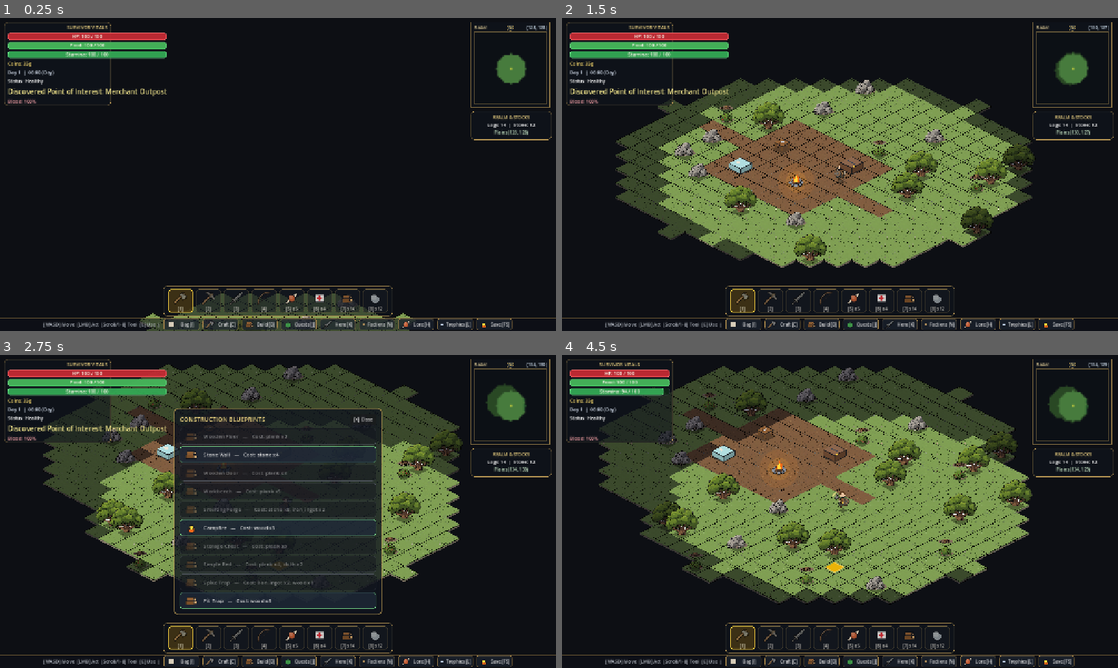
Above: before the commit, frames 1-4 (two rows, left to right).
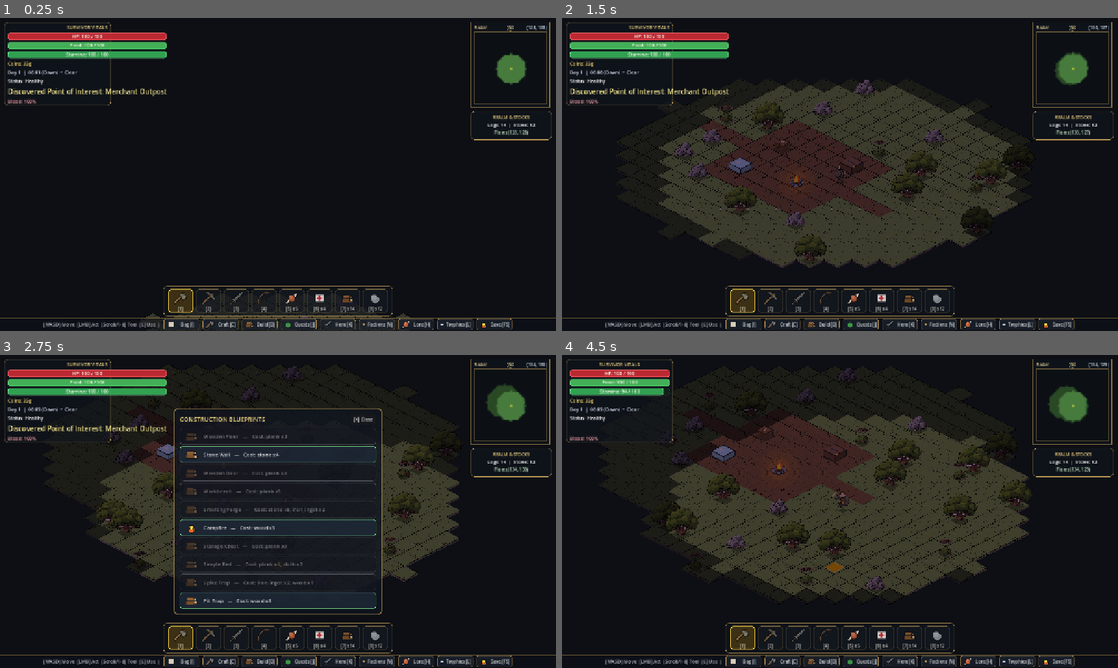
Above: after the commit, the same moments.

Repository: mrsgemaseny/MiniLife
Game: Godot game, scene res://scenes/main.tscn
Same seed, same stepped clock (60 frames per second), same inputs: the game is played once before the commit and once after it.
Inputs (mouse positions are in pixels of both pictures, inside the frame that each line leads up to):
- Up to frame 1 (0.25 s): no input
- Up to frame 2 (1.5 s): tap Enter at 0.5 s; move the mouse to (962, 158) at 0.52 s; hold D (move_right) 0.53-1.28 s; tap Z at 0.6 s; click (962, 158) at 0.67 s; tap Y at 0.8, 1.35 s; move the mouse to (728, 190) at 1.27 s; hold S (move_down) from 1.28 s (still down)
- Up to frame 3 (2.75 s): tap V at 1.55, 2.1 s; move the mouse to (333, 442) at 2.02 s; release S (move_down) at 2.03 s; hold D (move_right) from 2.03 s (still down); tap B at 2.3 s
- Up to frame 4 (4.5 s): release D (move_right) at 2.75 s; click "[1]" at 2.75 s; click "[2]" at 3.5 s; move the mouse to (812, 574) at 4.27 s; hold W (move_up) from 4.28 s (still down); tap B at 4.35 s; click (812, 574) at 4.42 s

The runs differ from the first frame. In frame 1, 1.3% of the frame differs, in the area x 6-75%, y 16-100%; in frame 2, 33%; in frame 3, 19%; in frame 4, 41%, in the area x 6-85%, y 3-80%.

Commit message:
feat(world): implement 24h continuous day-night ambient lighting, dynamic weather system, lightning storm and mist fog

Diff:
--- a/scripts/systems/world/weather_system.gd
+++ b/scripts/systems/world/weather_system.gd
@@ -1,19 +1,49 @@
 class_name WeatherSystem
 extends Node2D
 
-var current_weather: String = "clear"
-var rain_hours_left: int = 0
+const WEATHER_CLEAR: String = "clear"
+const WEATHER_CLOUDY: String = "cloudy"
+const WEATHER_RAIN: String = "rain"
+const WEATHER_STORM: String = "storm"
+const WEATHER_FOG: String = "fog"
+
+var current_weather: String = WEATHER_CLEAR
+var weather_hours_left: int = 4
 var _is_interior: bool = false
 var _particles: GPUParticles2D = null
+var _fog_particles: GPUParticles2D = null
+var _canvas_modulate: CanvasModulate = null
+var _current_ambient: Color = Color(1.0, 1.0, 1.0)
+var _lightning_timer: float = 14.0
+var _lightning_flash: float = 0.0
+
 
 func _ready() -> void:
 	z_index = 20
-	_setup_rain_particles()
+	_setup_canvas_modulate()
+	_setup_weather_particles()
 	SignalBus.hour_passed.connect(_on_hour_passed)
 	SignalBus.interior_entered.connect(_on_interior_entered)
 	SignalBus.interior_exited.connect(_on_interior_exited)
-
-func _setup_rain_particles() -> void:
+	_current_ambient = _compute_target_ambient(GameManager.get_hour())
+	if _canvas_modulate != null:
+		_canvas_modulate.color = _current_ambient
+
+
+func _setup_canvas_modulate() -> void:
+	_canvas_modulate = CanvasModulate.new()
+	_canvas_modulate.name = "WorldCanvasModulate"
+	_canvas_modulate.color = Color.WHITE
+	add_child(_canvas_modulate)
+
+
+func _setup_weather_particles() -> void:
+	var canvas: CanvasLayer = CanvasLayer.new()
+	canvas.name = "WeatherCanvas"
+	canvas.layer = 15
+	add_child(canvas)
+
+	# Rain particles
 	_particles = GPUParticles2D.new()
 	_particles.name = "RainParticles"
 	_particles.amount = 350
@@ -32,50 +62,230 @@
 	mat.color = Color(0.70, 0.82, 0.98, 0.60)
 	_particles.process_material = mat
 
-	# 2x8 pixel streak texture for raindrops
-	var img: Image = Image.create(2, 8, false, Image.FORMAT_RGBA8)
-	img.fill(Color(0.85, 0.92, 1.0, 0.85))
-	var tex: ImageTexture = ImageTexture.create_from_image(img)
-	_particles.texture = tex
-
-	var canvas: CanvasLayer = CanvasLayer.new()
-	canvas.name = "WeatherCanvas"
-	canvas.layer = 15
+	var rain_img: Image = Image.create(2, 8, false, Image.FORMAT_RGBA8)
+	rain_img.fill(Color(0.85, 0.92, 1.0, 0.85))
+	_particles.texture = ImageTexture.create_from_image(rain_img)
 	canvas.add_child(_particles)
-	add_child(canvas)
-
-func _on_hour_passed(current_hour: int) -> void:
-	if current_weather == "rain":
-		rain_hours_left -= 1
-		if rain_hours_left <= 0:
-			_set_weather("clear")
+
+	# Fog / Mist particles
+	_fog_particles = GPUParticles2D.new()
+	_fog_particles.name = "FogParticles"
+	_fog_particles.amount = 45
+	_fog_particles.lifetime = 5.5
+	_fog_particles.position = Vector2(640, 360)
+	_fog_particles.emitting = false
+
+	var fog_mat: ParticleProcessMaterial = ParticleProcessMaterial.new()
+	fog_mat.emission_shape = ParticleProcessMaterial.EMISSION_SHAPE_BOX
+	fog_mat.emission_box_extents = Vector3(720.0, 400.0, 1.0)
+	fog_mat.direction = Vector3(1.0, 0.08, 0.0)
+	fog_mat.spread = 15.0
+	fog_mat.initial_velocity_min = 22.0
+	fog_mat.initial_velocity_max = 44.0
+	fog_mat.gravity = Vector3.ZERO
+	fog_mat.color = Color(0.88, 0.90, 0.95, 0.14)
+	_fog_particles.process_material = fog_mat
+
+	# Soft 48x48 radial gradient texture for misty fog
+	var fog_img: Image = Image.create(48, 48, false, Image.FORMAT_RGBA8)
+	var fc: Vector2 = Vector2(24.0, 24.0)
+	for y in range(48):
+		for x in range(48):
+			var dist: float = (Vector2(float(x), float(y)) - fc).length() / 24.0
+			var a: float = clampf(1.0 - dist, 0.0, 1.0)
+			fog_img.set_pixel(x, y, Color(1.0, 1.0, 1.0, a * a * 0.7))
+	_fog_particles.texture = ImageTexture.create_from_image(fog_img)
+	canvas.add_child(_fog_particles)
+
+
+func _process(delta: float) -> void:
+	var target_amb: Color = _compute_target_ambient(GameManager.get_hour())
+
+	# Dynamic lightning flash during severe thunderstorms
+	if current_weather == WEATHER_STORM and not _is_interior:
+		_lightning_timer -= delta
+		if _lightning_timer <= 0.0:
+			_lightning_flash = 0.18
+			_lightning_timer = randf_range(9.0, 22.0)
+			var audio: Node = get_node_or_null("../AudioDirector")
+			if audio != null and audio.has_method("play_tone"):
+				audio.call("play_tone", 55.0, 0.55, -6.0)
+			SignalBus.notification_posted.emit("Lightning splits the heavens with a deafening roar of thunder!")
+
+	if _lightning_flash > 0.0:
+		_lightning_flash = maxf(0.0, _lightning_flash - delta)
+		var flash_ratio: float = _lightning_flash / 0.18
+		target_amb = target_amb.lerp(Color(1.9, 1.95, 2.1), flash_ratio)
+
+	_current_ambient = _current_ambient.lerp(target_amb, clampf(delta * 4.5, 0.0, 1.0))
+	if _canvas_modulate != null:
+		_canvas_modulate.color = _current_ambient
+
+
+func _compute_target_ambient(hour: float) -> Color:
+	if _is_interior:
+		return Color(0.12, 0.12, 0.16)
+
+	var base_sky: Color = get_base_ambient_for_hour(hour)
+	var w_mult: Color = get_weather_modulate()
+	return base_sky * w_mult
+
+
+static func get_base_ambient_for_hour(h: float) -> Color:
+	# Continuous 24-hour day/night lighting transitions:
+	# 00:00 - 04:30: Deep midnight moonlit navy-blue
+	# 04:30 - 06:00: Dawn lavender-indigo
+	# 06:00 - 07:30: Sunrise warm golden amber rose
+	# 07:30 - 09:00: Bright morning light
+	# 09:00 - 16:30: Crisp full daylight
+	# 16:30 - 18:30: Warm golden hour / sunset
+	# 18:30 - 20:30: Twilight purple dusk
+	# 20:30 - 24:00: Deep midnight moonlit navy-blue
+	if h < 4.5:
+		return Color(0.18, 0.20, 0.36)
+	elif h < 6.0:
+		var t: float = (h - 4.5) / 1.5
+		return Color(0.18, 0.20, 0.36).lerp(Color(0.44, 0.36, 0.54), t)
+	elif h < 7.5:
+		var t: float = (h - 6.0) / 1.5
+		return Color(0.44, 0.36, 0.54).lerp(Color(0.94, 0.70, 0.50), t)
+	elif h < 9.0:
+		var t: float = (h - 7.5) / 1.5
+		return Color(0.94, 0.70, 0.50).lerp(Color(0.98, 0.95, 0.90), t)
+	elif h < 16.5:
+		return Color(1.0, 1.0, 1.0)
+	elif h < 18.5:
+		var t: float = (h - 16.5) / 2.0
+		return Color(1.0, 1.0, 1.0).lerp(Color(0.96, 0.62, 0.36), t)
+	elif h < 20.5:
+		var t: float = (h - 18.5) / 2.0
+		return Color(0.96, 0.62, 0.36).lerp(Color(0.46, 0.32, 0.50), t)
+	elif h < 22.0:
+		var t: float = (h - 20.5) / 1.5
+		return Color(0.46, 0.32, 0.50).lerp(Color(0.20, 0.22, 0.38), t)
 	else:
-		if (current_hour % 2) == 0:
-			var roll: float = randf()
+		return Color(0.18, 0.20, 0.36)
+
+
+func get_weather_modulate() -> Color:
+	match current_weather:
+		WEATHER_CLOUDY:
+			return Color(0.82, 0.85, 0.90)
+		WEATHER_RAIN:
+			return Color(0.68, 0.72, 0.82)
+		WEATHER_STORM:
+			return Color(0.44, 0.48, 0.60)
+		WEATHER_FOG:
+			return Color(0.76, 0.78, 0.82)
+		_:
+			return Color(1.0, 1.0, 1.0)
+
+
+func _on_hour_passed(_current_hour: int) -> void:
+	weather_hours_left -= 1
+	if weather_hours_left <= 0:
+		_transition_weather()
+
+
+func _transition_weather() -> void:
+	var cur_h: float = GameManager.get_hour()
+	var roll: float = randf()
+	var next_w: String = WEATHER_CLEAR
+	var duration: int = randi_range(2, 4)
+
+	match current_weather:
+		WEATHER_CLEAR:
+			if cur_h >= 4.0 and cur_h <= 8.0 and roll < 0.25:
+				next_w = WEATHER_FOG
+				duration = randi_range(2, 3)
+			elif roll < 0.35:
+				next_w = WEATHER_CLOUDY
+			elif roll < 0.50:
+				next_w = WEATHER_RAIN
+			else:
+				next_w = WEATHER_CLEAR
+		WEATHER_CLOUDY:
+			if roll < 0.40:
+				next_w = WEATHER_RAIN
+			elif roll < 0.55:
+				next_w = WEATHER_STORM
+				duration = randi_range(1, 2)
+			elif roll < 0.75:
+				next_w = WEATHER_CLEAR
+			else:
+				next_w = WEATHER_CLOUDY
+		WEATHER_RAIN:
 			if roll < 0.30:
-				rain_hours_left = randi_range(1, 3)
-				_set_weather("rain")
+				next_w = WEATHER_STORM
+				duration = randi_range(1, 2)
+			elif roll < 0.60:
+				next_w = WEATHER_CLOUDY
+			elif roll < 0.80:
+				next_w = WEATHER_CLEAR
+			else:
+				next_w = WEATHER_RAIN
+		WEATHER_STORM:
+			if roll < 0.60:
+				next_w = WEATHER_RAIN
+			else:
+				next_w = WEATHER_CLOUDY
+			duration = randi_range(1, 2)
+		WEATHER_FOG:
+			if roll < 0.55:
+				next_w = WEATHER_CLEAR
+			else:
+				next_w = WEATHER_CLOUDY
+
+	weather_hours_left = duration
+	_set_weather(next_w)
+
 
 func _set_weather(type: String) -> void:
 	if current_weather == type:
 		return
 	current_weather = type
-	_update_emitter()
+	_update_emitters()
 	SignalBus.weather_changed.emit(current_weather)
-	if current_weather == "rain":
-		SignalBus.notification_posted.emit("Rain begins to fall across the realm.")
-	else:
-		SignalBus.notification_posted.emit("The rain clears and skies brighten.")
+
+	match current_weather:
+		WEATHER_CLEAR:
+			SignalBus.notification_posted.emit("The skies clear as warm sunlight bathes the realm.")
+		WEATHER_CLOUDY:
+			SignalBus.notification_posted.emit("Overcast grey clouds gather across the horizon.")
+		WEATHER_RAIN:
+			SignalBus.notification_posted.emit("Rain begins to fall across the realm.")
+		WEATHER_STORM:
+			SignalBus.notification_posted.emit("A violent thunderstorm erupts with howling wind and thunder!")
+		WEATHER_FOG:
+			SignalBus.notification_posted.emit("A cold, dense fog rolls in, obscuring distant landmarks.")
+
 
 func _on_interior_entered(_zone_id: String, _zone_name: String) -> void:
 	_is_interior = true
-	_update_emitter()
+	_update_emitters()
+
 
 func _on_interior_exited(_zone_id: String) -> void:
 	_is_interior = false
-	_update_emitter()
-
-func _update_emitter() -> void:
-	if _particles == null:
-		return
-	_particles.emitting = (current_weather == "rain" and not _is_interior)
+	_update_emitters()
+
+
+func _update_emitters() -> void:
+	if _particles != null:
+		var is_raining: bool = (current_weather == WEATHER_RAIN or current_weather == WEATHER_STORM)
+		_particles.emitting = (is_raining and not _is_interior)
+		if current_weather == WEATHER_STORM:
+			_particles.amount = 600
+			var mat: ParticleProcessMaterial = _particles.process_material as ParticleProcessMaterial
+			if mat != null:
+				mat.initial_velocity_min = 620.0
+				mat.initial_velocity_max = 840.0
+		elif current_weather == WEATHER_RAIN:
+			_particles.amount = 350
+			var mat: ParticleProcessMaterial = _particles.process_material as ParticleProcessMaterial
+			if mat != null:
+				mat.initial_velocity_min = 480.0
+				mat.initial_velocity_max = 620.0
+
+	if _fog_particles != null:
+		_fog_particles.emitting = (current_weather == WEATHER_FOG and not _is_interior)
--- a/scripts/ui/hud.gd
+++ b/scripts/ui/hud.gd
@@ -27,6 +27,7 @@
 var _banner_timer: float = 0.0
 var _vignette_overlay: ColorRect = null
 var _exit_hint_label: Label = null
+var _current_weather: String = "clear"
 
 func _ready() -> void:
 	_setup_styled_hud()
@@ -39,6 +40,7 @@
 	call_deferred("_refresh_hotbar_from_player")
 
 func _process(delta: float) -> void:
+	_refresh_time_display()
 	if _toast_timer > 0.0:
 		_toast_timer -= delta
 		if _toast_timer <= 0.0 and notification_label != null:
@@ -339,6 +341,7 @@
 	SignalBus.notification_posted.connect(_on_notification_posted)
 	SignalBus.interior_entered.connect(_on_interior_entered)
 	SignalBus.interior_exited.connect(_on_interior_exited)
+	SignalBus.weather_changed.connect(_on_weather_changed)
 
 func _on_interior_entered(_zone_id: String, zone_name: String) -> void:
 	if _location_banner != null:
@@ -449,11 +452,40 @@
 	if gold_label != null:
 		gold_label.text = "Coins: %dg" % amount
 
-func update_time(hour: int) -> void:
-	if time_label != null:
-		var day: int = GameManager.get_day()
-		var period: String = "Night" if GameManager.is_night() else "Day"
-		time_label.text = "Day %d  |  %02d:00 (%s)" % [day, hour, period]
+func update_time(_hour: int) -> void:
+	_refresh_time_display()
+
+func _on_weather_changed(weather_type: String) -> void:
+	_current_weather = weather_type
+	_refresh_time_display()
+
+func _refresh_time_display() -> void:
+	if time_label == null:
+		return
+	var day: int = GameManager.get_day()
+	var raw_h: float = GameManager.get_hour()
+	var h: int = int(floor(raw_h))
+	var m: int = int(floor((raw_h - float(h)) * 60.0))
+
+	var phase: String = "Night"
+	if raw_h >= 4.5 and raw_h < 6.5:
+		phase = "Dawn"
+	elif raw_h >= 6.5 and raw_h < 11.5:
+		phase = "Morning"
+	elif raw_h >= 11.5 and raw_h < 16.5:
+		phase = "Midday"
+	elif raw_h >= 16.5 and raw_h < 19.5:
+		phase = "Sunset"
+	elif raw_h >= 19.5 and raw_h < 21.5:
+		phase = "Dusk"
+	else:
+		phase = "Night"
+
+	var w_name: String = _current_weather.capitalize()
+	if _current_weather == "storm":
+		w_name = "Thunderstorm"
+
+	time_label.text = "Day %d  |  %02d:%02d (%s)  •  %s" % [day, h, m, phase, w_name]
 
 func _on_player_tile_changed(tile_pos: Vector2i) -> void:
 	_current_tile = tile_pos
--- /dev/null
+++ b/tools/PixelArchitect/scripts/main_controller.gd
@@ -0,0 +1,162 @@
+class_name MainController
+extends Control
+
+const GridCanvasScript = preload("res://scripts/grid_canvas.gd")
+const UIOverlayScript = preload("res://scripts/ui_overlay.gd")
+
+@onready var canvas: Control = $Canvas
+@onready var ui: Control = $UIOverlay
+
+func _ready() -> void:
+	# Ensure export directory exists
+	var dir: DirAccess = DirAccess.open("user://")
+	if dir != null and not dir.dir_exists("exports"):
+		dir.make_dir("exports")
+
+	# Wire canvas -> ui
+	canvas.stats_changed.connect(ui.update_stats)
+	canvas.cell_hovered.connect(ui.update_coords)
+	canvas.action_history_changed.connect(ui.update_history_buttons)
+	canvas.toast_requested.connect(ui.show_toast)
+
+	# Wire ui -> canvas
+	ui.tool_selected.connect(_on_tool_selected)
+	ui.block_selected.connect(_on_block_selected)
+	ui.grid_toggled.connect(_on_grid_toggled)
+	ui.undo_triggered.connect(canvas.undo)
+	ui.redo_triggered.connect(canvas.redo)
+	ui.clear_triggered.connect(canvas.clear_canvas)
+	ui.reset_cam_triggered.connect(canvas.reset_camera)
+	ui.export_json_triggered.connect(_on_copy_json)
+	ui.save_file_triggered.connect(_on_save_file)
+	ui.load_json_triggered.connect(_on_load_json)
+	ui.save_png_triggered.connect(_on_save_png)
+
+	ui.show_toast("Welcome to Pixel Architect! [1-8] Blocks | [B,L,R,F] Tools | Wheel: Zoom")
+
+func _unhandled_input(event: InputEvent) -> void:
+	if not (event is InputEventKey):
+		return
+	var ek: InputEventKey = event
+	if not ek.pressed:
+		return
+
+	# Undo / Redo
+	if ek.ctrl_pressed:
+		if ek.keycode == KEY_Z:
+			if ek.shift_pressed:
+				canvas.redo()
+			else:
+				canvas.undo()
+			get_viewport().set_input_as_handled()
+			return
+		elif ek.keycode == KEY_Y:
+			canvas.redo()
+			get_viewport().set_input_as_handled()
+			return
+		elif ek.keycode == KEY_S:
+			if ek.shift_pressed:
+				_on_save_file()
+			else:
+				_on_copy_json()
+			get_viewport().set_input_as_handled()
+			return
+		elif ek.keycode == KEY_V:
+			_on_load_json()
+			get_viewport().set_input_as_handled()
+			return
+
+	# Tools
+	match ek.keycode:
+		KEY_B:
+			_on_tool_selected(GridCanvasScript.ToolMode.BRUSH)
+		KEY_L:
+			_on_tool_selected(GridCanvasScript.ToolMode.LINE)
+		KEY_R:
+			_on_tool_selected(GridCanvasScript.ToolMode.RECTANGLE)
+		KEY_F:
+			_on_tool_selected(GridCanvasScript.ToolMode.FILL)
+		KEY_G:
+			_on_grid_toggled()
+		KEY_HOME:
+			canvas.reset_camera()
+		KEY_F11:
+			_toggle_fullscreen()
+
+		# Number hotkeys 1-8 for palette
+		KEY_1:
+			_on_block_selected("stone_wall")
+		KEY_2:
+			_on_block_selected("wood_wall")
+		KEY_3:
+			_on_block_selected("wood_floor")
+		KEY_4:
+			_on_block_selected("stone_floor")
+		KEY_5:
+			_on_block_selected("door")
+		KEY_6:
+			_on_block_selected("water")
+		KEY_7:
+			_on_block_selected("dirt")
+		KEY_8:
+			_on_block_selected("pillar")
+
+func _on_tool_selected(mode: int) -> void:
+	canvas.active_tool = mode
+	ui.highlight_active_tool(mode)
+
+func _on_block_selected(block_id: String) -> void:
+	canvas.active_block_id = block_id
+	ui.highlight_active_block(block_id)
+
+func _on_grid_toggled() -> void:
+	canvas.show_grid = not canvas.show_grid
+	canvas.queue_redraw()
+	ui.show_toast("Grid " + ("ON" if canvas.show_grid else "OFF"))
+
+func _on_copy_json() -> void:
+	var json_str: String = canvas.export_to_json_string()
+	DisplayServer.clipboard_set(json_str)
+	ui.show_toast("Blueprint JSON copied to Clipboard! Ready to paste into MiniLife.")
+
+func _on_save_file() -> void:
+	var json_str: String = canvas.export_to_json_string()
+	var timestamp: String = Time.get_datetime_string_from_system().replace(":", "-")
+	var path: String = "user://exports/blueprint_%s.json" % timestamp
+	var file: FileAccess = FileAccess.open(path, FileAccess.WRITE)
+	if file != null:
+		file.store_string(json_str)
+		file.close()
+		var abs_path: String = ProjectSettings.globalize_path(path)
+		DisplayServer.clipboard_set(json_str)
+		ui.show_toast("Saved: %s (JSON also copied to Clipboard)" % abs_path.get_file())
+	else:
+		ui.show_toast("Failed to write blueprint file.")
+
+func _on_load_json() -> void:
+	var clip_text: String = DisplayServer.clipboard_get().strip_edges()
+	if clip_text.begins_with("{") and clip_text.ends_with("}"):
+		var ok: bool = canvas.load_from_json_string(clip_text)
+		if ok:
+			ui.show_toast("Loaded blueprint from Clipboard! (%d blocks)" % canvas.cells.size())
+			return
+	ui.show_toast("Clipboard does not contain valid blueprint JSON.")
+
+func _on_save_png() -> void:
+	var img: Image = get_viewport().get_texture().get_image()
+	if img != null:
+		var timestamp: String = Time.get_datetime_string_from_system().replace(":", "-")
+		var path: String = "user://exports/blueprint_%s.png" % timestamp
+		var err: Error = img.save_png(path)
+		if err == OK:
+			var abs_path: String = ProjectSettings.globalize_path(path)
+			ui.show_toast("Saved screenshot: %s" % abs_path.get_file())
+		else:
+			ui.show_toast("Failed to save PNG.")
+
+func _toggle_fullscreen() -> void:
+	var mode: DisplayServer.WindowMode = DisplayServer.window_get_mode()
+	if mode == DisplayServer.WINDOW_MODE_FULLSCREEN:
+		DisplayServer.window_set_mode(DisplayServer.WINDOW_MODE_WINDOWED)
+	else:
+		DisplayServer.window_set_mode(DisplayServer.WINDOW_MODE_FULLSCREEN)
--- /dev/null
+++ b/tools/PixelArchitect/scripts/ui_overlay.gd
@@ -0,0 +1,154 @@
+class_name UIOverlay
+extends Control
+
+const BlockRegistryScript = preload("res://scripts/block_registry.gd")
+const GridCanvasScript = preload("res://scripts/grid_canvas.gd")
+
+signal tool_selected(mode: int)
+signal block_selected(block_id: String)
+signal grid_toggled()
+signal undo_triggered()
+signal redo_triggered()
+signal clear_triggered()
+signal reset_cam_triggered()
+signal export_json_triggered()
+signal save_file_triggered()
+signal load_json_triggered()
+signal save_png_triggered()
+
+@onready var top_bar: PanelContainer = $TopBar
+@onready var bottom_dock: PanelContainer = $BottomDock
+@onready var toast_panel: PanelContainer = $ToastPanel
+@onready var toast_label: Label = $ToastPanel/ToastLabel
+@onready var stats_label: Label = $TopBar/HBox/StatsLabel
+@onready var coord_label: Label = $TopBar/HBox/CoordLabel
+@onready var undo_btn: Button = $BottomDock/VBox/ActionsRow/UndoBtn
+@onready var redo_btn: Button = $BottomDock/VBox/ActionsRow/RedoBtn
+
+var _palette_buttons: Dictionary = {} # block_id -> Button
+var _tool_buttons: Dictionary = {} # int -> Button
+var _toast_timer: float = 0.0
+
+func _ready() -> void:
+	toast_panel.modulate.a = 0.0
+	_build_tool_buttons()
+	_build_palette_buttons()
+	_wire_action_buttons()
+
+func _process(delta: float) -> void:
+	if _toast_timer > 0.0:
+		_toast_timer -= delta
+		if _toast_timer <= 0.0:
+			var tween: Tween = create_tween()
+			tween.tween_property(toast_panel, "modulate:a", 0.0, 0.25)
+
+func show_toast(msg: String) -> void:
+	toast_label.text = msg
+	toast_panel.modulate.a = 1.0
+	_toast_timer = 2.6
+
+func update_stats(block_count: int, zoom_percent: int) -> void:
+	stats_label.text = "Blocks: %d  |  Zoom: %d%%" % [block_count, zoom_percent]
+
+func update_coords(coords: Vector2i, block_id: String) -> void:
+	var def: Dictionary = BlockRegistryScript.get_def(block_id)
+	var bname: String = str(def.get("name", "Empty")) if block_id != "" and block_id != "empty" else "Empty"
+	coord_label.text = "X: %d, Y: %d  [%s]" % [coords.x, coords.y, bname]
+
+func update_history_buttons(can_undo: bool, can_redo: bool) -> void:
+	if undo_btn != null:
+		undo_btn.disabled = not can_undo
+	if redo_btn != null:
+		redo_btn.disabled = not can_redo
+
+func highlight_active_tool(mode: int) -> void:
+	for m in _tool_buttons:
+		var btn: Button = _tool_buttons[m]
+		btn.button_pressed = (m == mode)
+
+func highlight_active_block(block_id: String) -> void:
+	for bid in _palette_buttons:
+		var btn: Button = _palette_buttons[bid]
+		btn.button_pressed = (bid == block_id)
+
+func _build_tool_buttons() -> void:
+	var container: HBoxContainer = $TopBar/HBox/ToolsRow
+	for child in container.get_children():
+		child.queue_free()
+
+	var tools_config: Array[Dictionary] = [
+		{ "mode": GridCanvasScript.ToolMode.BRUSH, "label": "Pencil [B]" },
+		{ "mode": GridCanvasScript.ToolMode.LINE, "label": "Line [L]" },
+		{ "mode": GridCanvasScript.ToolMode.RECTANGLE, "label": "Rect [R]" },
+		{ "mode": GridCanvasScript.ToolMode.FILL, "label": "Fill [F]" }
+	]
+
+	for tc in tools_config:
+		var mode: int = tc["mode"]
+		var btn: Button = Button.new()
+		btn.text = tc["label"]
+		btn.toggle_mode = true
+		btn.focus_mode = Control.FOCUS_NONE
+		btn.add_theme_font_size_override("font_size", 13)
+		btn.pressed.connect(func(): tool_selected.emit(mode))
+		container.add_child(btn)
+		_tool_buttons[mode] = btn
+
+	highlight_active_tool(GridCanvasScript.ToolMode.BRUSH)
+
+func _build_palette_buttons() -> void:
+	var container: HBoxContainer = $BottomDock/VBox/PaletteRow
+	for child in container.get_children():
+		child.queue_free()
+
+	var palette_order: Array[String] = BlockRegistryScript.get_palette_order()
+	for bid in palette_order:
+		var def: Dictionary = BlockRegistryScript.get_def(bid)
+		var btn: Button = Button.new()
+		btn.text = "[%s] %s" % [def.get("hotkey", ""), def.get("name", "")]
+		btn.toggle_mode = true
+		btn.focus_mode = Control.FOCUS_NONE
+		btn.custom_minimum_size = Vector2(130.0, 36.0)
+		btn.add_theme_font_size_override("font_size", 12)
+
+		var col: Color = def.get("color", Color.GRAY)
+		btn.modulate = Color.WHITE
+
+		var bid_captured: String = bid
+		btn.pressed.connect(func(): block_selected.emit(bid_captured))
+		container.add_child(btn)
+		_palette_buttons[bid] = btn
+
+	highlight_active_block("stone_wall")
+
+func _wire_action_buttons() -> void:
+	var grid_btn: Button = $TopBar/HBox/GridBtn
+	if grid_btn != null:
+		grid_btn.pressed.connect(func(): grid_toggled.emit())
+
+	undo_btn.pressed.connect(func(): undo_triggered.emit())
+	redo_btn.pressed.connect(func(): redo_triggered.emit())
+
+	var reset_btn: Button = $BottomDock/VBox/ActionsRow/ResetCamBtn
+	if reset_btn != null:
+		reset_btn.pressed.connect(func(): reset_cam_triggered.emit())
+
+	var clear_btn: Button = $BottomDock/VBox/ActionsRow/ClearBtn
+	if clear_btn != null:
+		clear_btn.pressed.connect(func(): clear_triggered.emit())
+
+	var copy_json_btn: Button = $BottomDock/VBox/ActionsRow/CopyJsonBtn
+	if copy_json_btn != null:
+		copy_json_btn.pressed.connect(func(): export_json_triggered.emit())
+
+	var save_file_btn: Button = $BottomDock/VBox/ActionsRow/SaveFileBtn
+	if save_file_btn != null:
+		save_file_btn.pressed.connect(func(): save_file_triggered.emit())
+
+	var load_btn: Button = $BottomDock/VBox/ActionsRow/LoadJsonBtn
+	if load_btn != null:
+		load_btn.pressed.connect(func(): load_json_triggered.emit())
+
+	var save_png_btn: Button = $BottomDock/VBox/ActionsRow/SavePngBtn
+	if save_png_btn != null:
+		save_png_btn.pressed.connect(func(): save_png_triggered.emit())
Not shown, removed: scripts/tools/inspect_block.gd.uid
Not shown, removed: scripts/tools/inspect_block_colors.gd.uid
Not shown, removed: scripts/tools/inspect_boulder.gd.uid
Not shown, removed: scripts/tools/inspect_margins.gd.uid
Not shown, removed: scripts/tools/inspect_oak.gd.uid
Not shown, removed: scripts/tools/inspect_oak_white.gd.uid
Not shown, removed: scripts/tools/inspect_tile.gd.uid
Not shown, removed: scripts/tools/inspect_tile_colors.gd.uid
Not shown, added: tools/PixelArchitect/export_presets.cfg
Not shown, changed: .agents/CONTEXT.md
